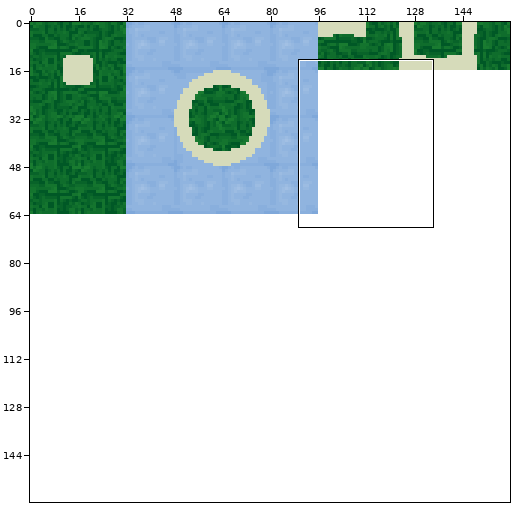
File history of a sprite sheet, New folder/Spread sheet.png. Above: a wide view before the commit, with the close-up outlined.
Close-up. Old version:
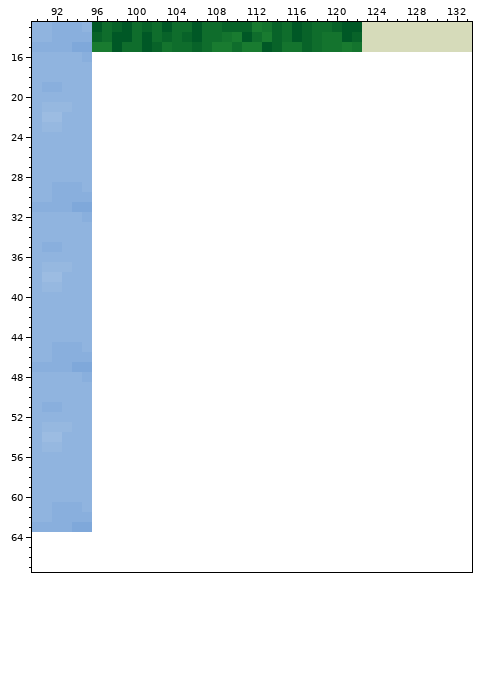
The file is 160x160 pixels. Colours within 5 levels of each other are drawn and written as one. Shown: x 90..133, y 13..67.
Now the later version:
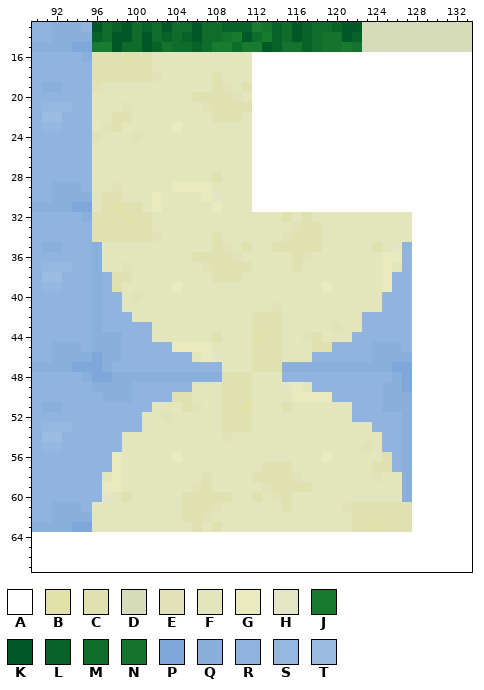
Palette (. is transparent): A #ffffff  B #e1e1aa  C #e0e1b1  D #d6dbba  E #e1e2b7  F #e3e5bd  G #eaeabf  H #e4e5c4  J #197b30  K #005826  L #086329  M #0f6d2c  N #14742e  P #7fa8da  Q #89afdd  R #90b4df  S #96b8e0  T #9cbce2
From old to new:
y 16: x 96..111 AAAAAAAAAAAAAAAA -> CCCBCCFFFFFFFFFF
y 17: x 96..111 AAAAAAAAAAAAAAAA -> CCCCCCFFFFFFFFFF
y 18: x 96..111 AAAAAAAAAAAAAAAA -> CCCCCCEFFFFFCFFF
y 19: x 96..111 AAAAAAAAAAAAAAAA -> EFFFFFFFFFFFCEFC
y 20: x 96..111 AAAAAAAAAAAAAAAA -> FFFFFFFFFFCCCCEF
y 21: x 96..111 AAAAAAAAAAAAAAAA -> FFFEFFFFFFFECCCC
y 22: x 96..111 AAAAAAAAAAAAAAAA -> FFCCFFFFFFFFCCCF
y 23: x 96..111 AAAAAAAAAAAAAAAA -> FECFFFFFGFFFFFFF
y 24: x 96..111 AAAAAAAAAAAAAAAA -> EFFFEFFFFFFFFFFF
y 25..27: x 96..111 AAAAAAAAAAAAAAAA -> FFFFFFFFFFFFFFFF
y 28: x 96..111 AAAAAAAAAAAAAAAA -> FFFFFFFFFFFFCFFF
y 29: x 96..111 AAAAAAAAAAAAAAAA -> FFEFFFFFGGGGFFFF
y 30: x 96..111 AAAAAAAAAAAAAAAA -> FCCFFFGFFFFGHFFF
y 31: x 96..111 AAAAAAAAAAAAAAAA -> FCBCCFGFFFFFGFFF
y 32: x 96..127 AAAAAAAAAAAAAAAAAAAAAAAAAAAAAAAA -> CCCBCCFFFFFFFFFFFFFCFCFFFFFFFFFF
y 33: x 96..127 AAAAAAAAAAAAAAAAAAAAAAAAAAAAAAAA -> CCCCCCFFFFFFFFFFFFFFECCFFFFFFFFF
y 34: x 96..127 AAAAAAAAAAAAAAAAAAAAAAAAAAAAAAAA -> CCCCCCEFFFFFCFFFFFFECCCFFFFFFFFF
y 35: x 96..127 AAAAAAAAAAAAAAAAAAAAAAAAAAAAAAAA -> QFFFFFFFFFFFCEFCFFCCCCCFFFFFCFHR
y 36: x 96..127 AAAAAAAAAAAAAAAAAAAAAAAAAAAAAAAA -> QFFFFFFFFFCCCCEFFFFFCEFFFFFFFGGR
y 37: x 96..127 AAAAAAAAAAAAAAAAAAAAAAAAAAAAAAAA -> QFFEFFFFFFFECCCCFFFFCFFFFFFFFGFR
y 38: x 96..127 AAAAAAAAAAAAAAAAAAAAAAAAAAAAAAAA -> QRCCFFFFFFFFCCCFFFFFFFFFFFFFFGRR
y 39: x 96..127 AAAAAAAAAAAAAAAAAAAAAAAAAAAAAAAA -> QRCFFFFFGFFFFFFFFFFFFFFGFFFFFGRR
y 40: x 96..127 AAAAAAAAAAAAAAAAAAAAAAAAAAAAAAAA -> QRRFEFFFFFFFFFFFFFFFFFFFFFFFFRRR
y 41: x 96..127 AAAAAAAAAAAAAAAAAAAAAAAAAAAAAAAA -> QRRFFFFFFFFFFFFFFFEFFFFFFFFFFRRR
y 42: x 96..127 AAAAAAAAAAAAAAAAAAAAAAAAAAAAAAAA -> QRRRFFFFFFFFFFFFCCCFFFFFFFFRRRRR
y 43: x 96..127 AAAAAAAAAAAAAAAAAAAAAAAAAAAAAAAA -> QRRRRRFFFFFFFFFFCCCFFFFFEFFRRRRR
y 44: x 96..127 AAAAAAAAAAAAAAAAAAAAAAAAAAAAAAAA -> QQQRRRFFFFFFCFFFBCCFFECFFFRRRRRR
y 45: x 96..127 AAAAAAAAAAAAAAAAAAAAAAAAAAAAAAAA -> QQQRRRRRGGGGFFFFCCCFFFCCRRRRQQQR
y 46: x 96..127 AAAAAAAAAAAAAAAAAAAAAAAAAAAAAAAA -> PQQRRRRRRRFGHFFFCCCFFFRRRRRRQQQQ
y 47: x 96..127 AAAAAAAAAAAAAAAAAAAAAAAAAAAAAAAA -> PQRRRRRRRRRRRFFFCCCQQQQQQQQQQQPP
y 48: x 96..127 AAAAAAAAAAAAAAAAAAAAAAAAAAAAAAAA -> PPQQQQQQQQQQQCCCFFFRRRRRRRRRRRQP
y 49: x 96..127 AAAAAAAAAAAAAAAAAAAAAAAAAAAAAAAA -> QQQQRRRRRRFFFCCCFFFHGFRRRRRRRQQP
y 50: x 96..127 AAAAAAAAAAAAAAAAAAAAAAAAAAAAAAAA -> RQQQRRRRCCFFFCCCFFFFGGGGRRRRRQQQ
y 51: x 96..127 AAAAAAAAAAAAAAAAAAAAAAAAAAAAAAAA -> RRRRRRFFFCEFFCCBFFFCFFFFFFRRRQQQ
y 52: x 96..127 AAAAAAAAAAAAAAAAAAAAAAAAAAAAAAAA -> RRRRRFFEFFFFFCCCFFFFFFFFFFRRRRRQ
y 53: x 96..127 AAAAAAAAAAAAAAAAAAAAAAAAAAAAAAAA -> RRRRRFFFFFFFFCCCFFFFFFFFFFFFRRRQ
y 54: x 96..127 AAAAAAAAAAAAAAAAAAAAAAAAAAAAAAAA -> RRRFFFFFFFFFFEFFFFFFFFFFFFFFFRRQ
y 55: x 96..127 AAAAAAAAAAAAAAAAAAAAAAAAAAAAAAAA -> RRRFFFFFFFFFFFFFFFFFFFFFFFFEFRRQ
y 56: x 96..127 AAAAAAAAAAAAAAAAAAAAAAAAAAAAAAAA -> RRGFFFFFGFFFFFFFFFFFFFFGFFFFFCRQ
y 57: x 96..127 AAAAAAAAAAAAAAAAAAAAAAAAAAAAAAAA -> RRGFFFFFFFFFFFFFFCCCFFFFFFFFCCRQ
y 58: x 96..127 AAAAAAAAAAAAAAAAAAAAAAAAAAAAAAAA -> RFGFFFFFFFFCFFFFCCCCEFFFFFFFEFFQ
y 59: x 96..127 AAAAAAAAAAAAAAAAAAAAAAAAAAAAAAAA -> RGGFFFFFFFECFFFFFECCCCFFFFFFFFFQ
y 60: x 96..127 AAAAAAAAAAAAAAAAAAAAAAAAAAAAAAAA -> RHFCFFFFFCCCCCFFCFECFFFFFFFFFFFQ
y 61: x 96..127 AAAAAAAAAAAAAAAAAAAAAAAAAAAAAAAA -> FFFFFFFFFCCCEFFFFFFCFFFFFECCCCCC
y 62: x 96..127 AAAAAAAAAAAAAAAAAAAAAAAAAAAAAAAA -> FFFFFFFFFCCEFFFFFFFFFFFFFFCCCCCC
y 63: x 96..127 AAAAAAAAAAAAAAAAAAAAAAAAAAAAAAAA -> FFFFFFFFFFCFCFFFFFFFFFFFFFCCBCCC
